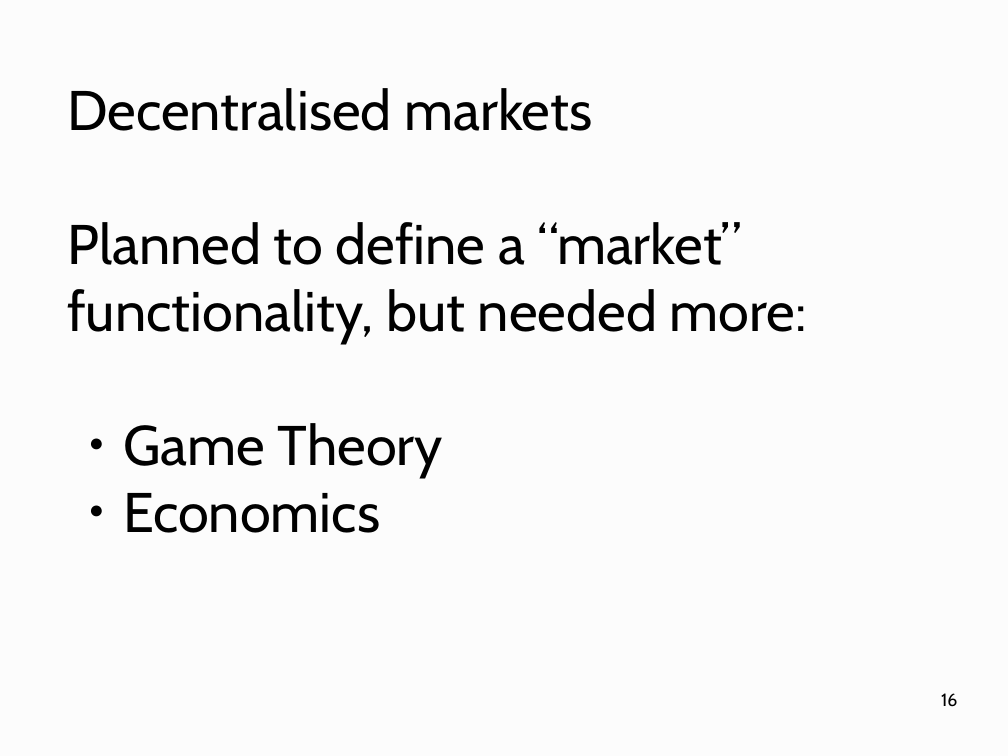
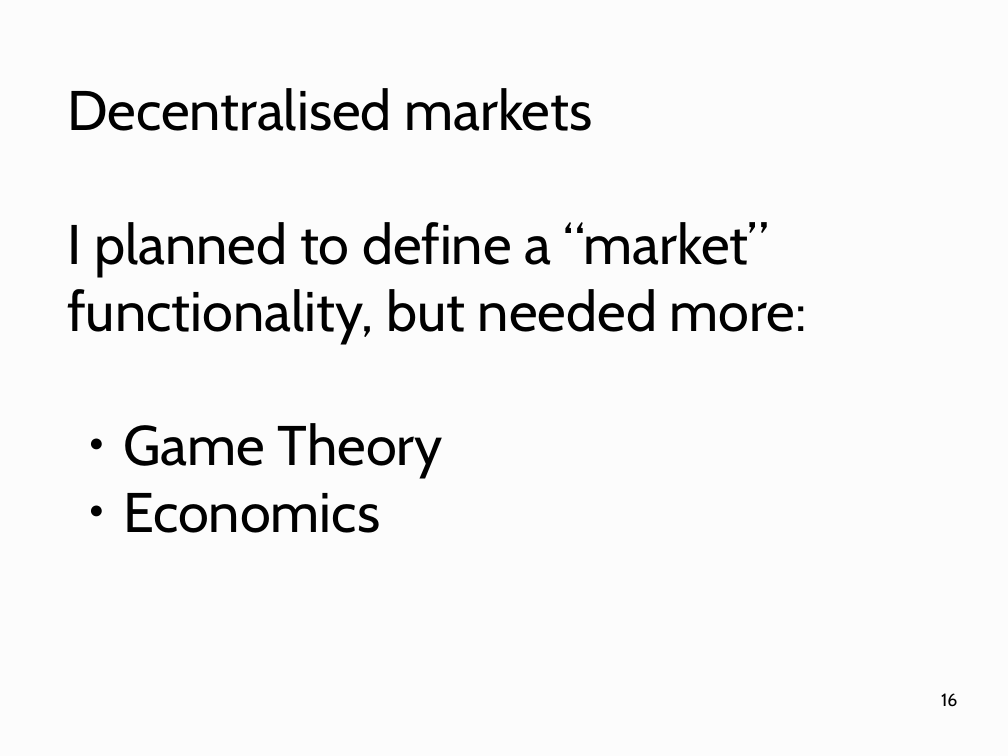
Before and after one commit to OrfeasLitos/second-year-review, a slide deck: slide 16 of slides/slides.odp. Drawn at 1008x756 pixels with LibreOffice and Linux fonts; fonts in the diff are those of the drawing. Boxes give left, top, right and bottom in pixels: in the first picture for what was removed or moved away, otherwise in the second. Text is boxed around its words. In the diff, an @@ line names an element or a change of style, - is before the commit and + after.

Commit message:
Fix typos

```diff
--- a/slides/slides.odp
+++ b/slides/slides.odp
@@ text at [67,222,807,344]: text changed @@
-Planned to define a “market” functionality, but needed more:
+I planned to define a “market” functionality, but needed more:
```
Also in this commit, not shown: 1 other slide changed.
